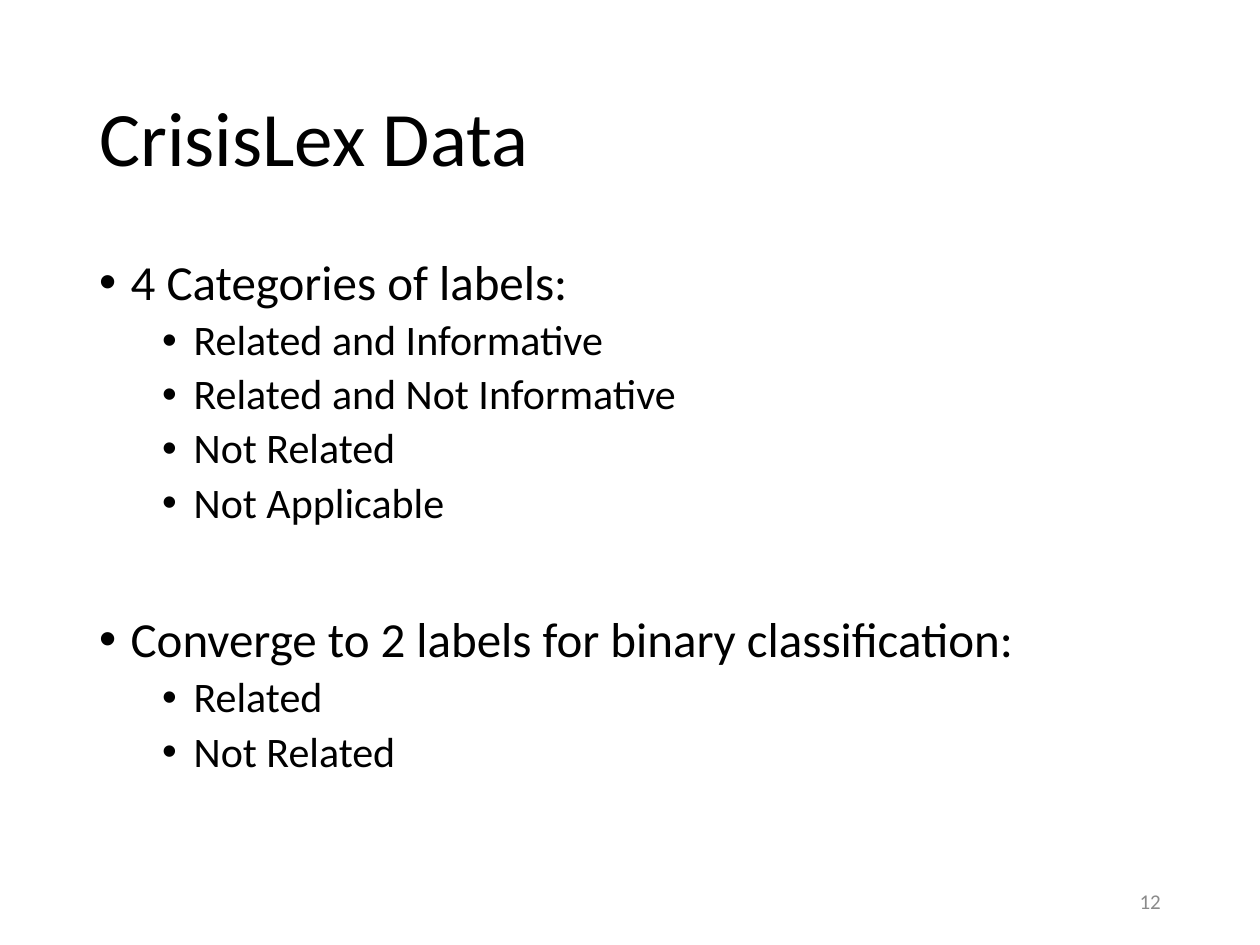
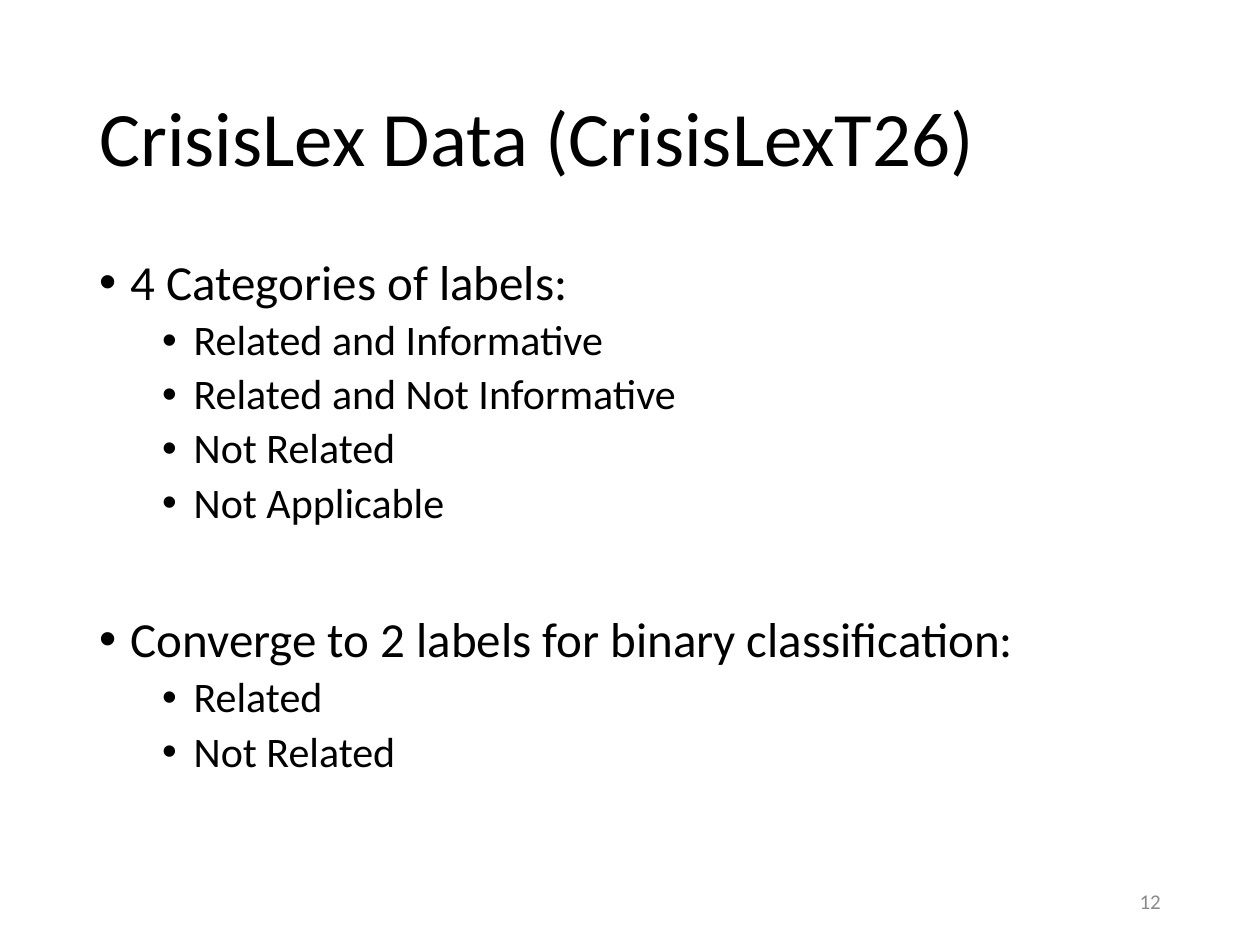
Before and after one commit to evhart/smasac-tutorial, a slide deck: slide 12 of slides/pptx/4-classification.pptx. Drawn at 1260x945 pixels with LibreOffice and Linux fonts; fonts in the diff are those of the drawing. Boxes give left, top, right and bottom in pixels: in the first picture for what was removed or moved away, otherwise in the second. Text is boxed around its words. In the diff, an @@ line names an element or a change of style, - is before the commit and + after.

```diff
--- a/slides/pptx/4-classification.pptx
+++ b/slides/pptx/4-classification.pptx
@@ title at bbox=[99, 110, 973, 177]: text changed @@
-CrisisLex Data
+CrisisLex Data (CrisisLexT26)
```
Also in this commit, not shown: 3 other slides changed.
